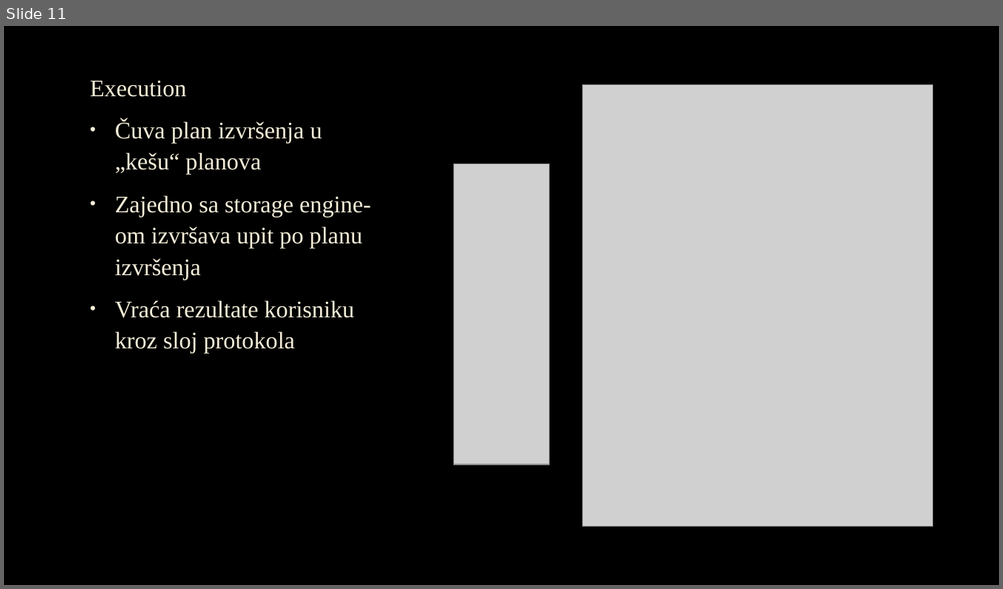
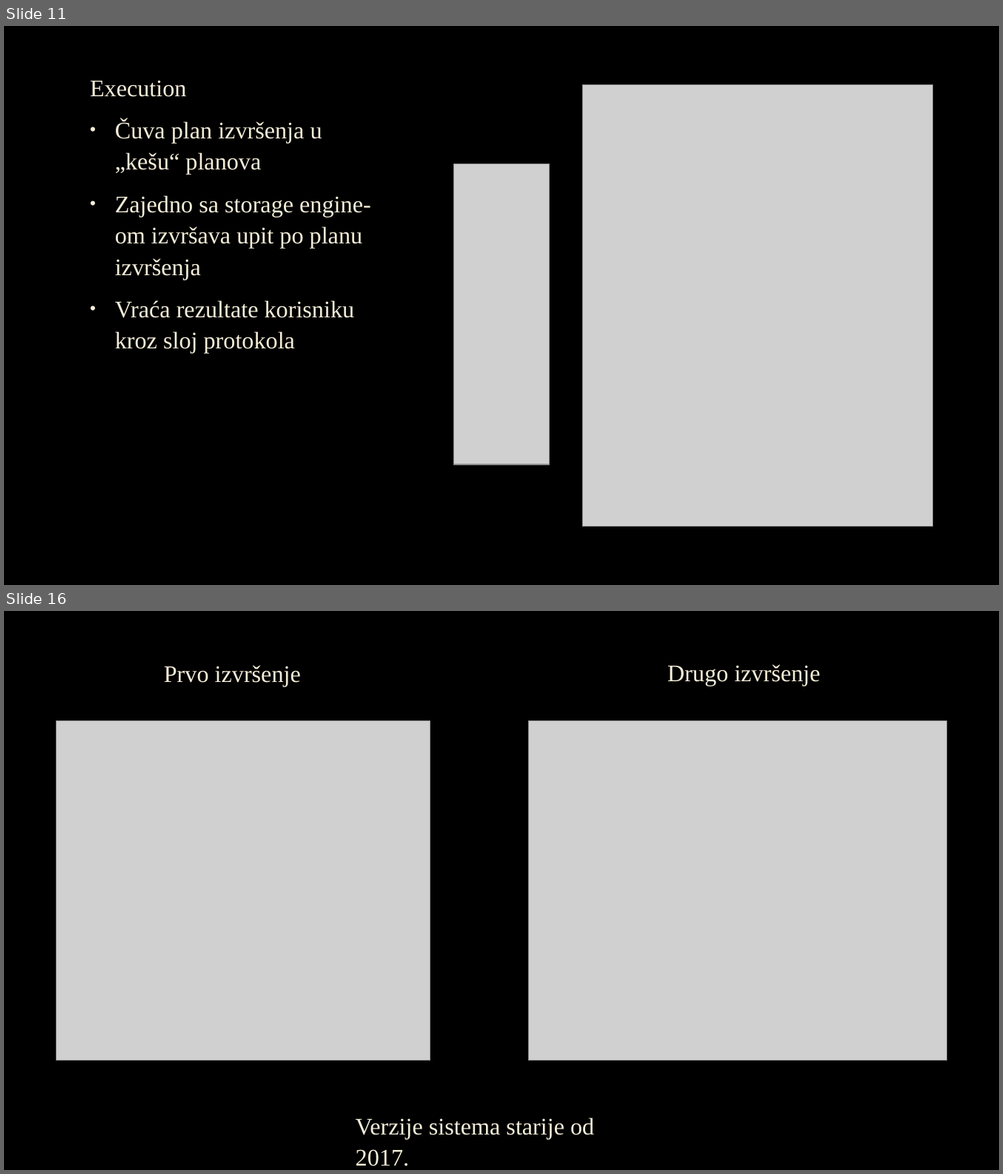
Before and after one commit to Djordje-Nikolic/AdvanceDatabaseSystemsCourse, a slide deck: Seminarski1/MS SQL Server - Obrada upita.pptx. Shown one above the other, each under a label of ours: slide 11 before the commit, slides 11 and 16 after it; the slides between them are not shown. The pictures are 1003x589 and 1003x1174 pixels, drawn with LibreOffice and Linux fonts; fonts in the diff are those of the drawing; grey boxes stand for pictures; background and template pictures are left out. Boxes give left, top, right and bottom in pixels: in the first picture for what was removed or moved away, otherwise in the second. Text is boxed around its words. In the diff, an @@ line names an element or a change of style, - is before the commit and + after.

```diff
--- a/Seminarski1/MS SQL Server - Obrada upita.pptx
+++ b/Seminarski1/MS SQL Server - Obrada upita.pptx
@@ slide 16 added at <box>4,611,999,1170</box>, background picture (left out) @@
@@ text added at <box>164,665,301,687</box>, 23 pt, text #F4EDD8 @@
+Prvo izvršenje
@@ text added at <box>667,664,820,686</box>, 23 pt, text #F4EDD8 @@
+Drugo izvršenje
@@ picture added at <box>57,721,430,1060</box> @@
@@ picture added at <box>528,721,946,1061</box> @@
@@ text added at <box>356,1118,594,1167</box>, 23 pt, text #F4EDD8 @@
+Verzije sistema starije od 2017.
```
Also in this commit, not shown: 1 slide changed, 14 other slides added, 1 other file.
